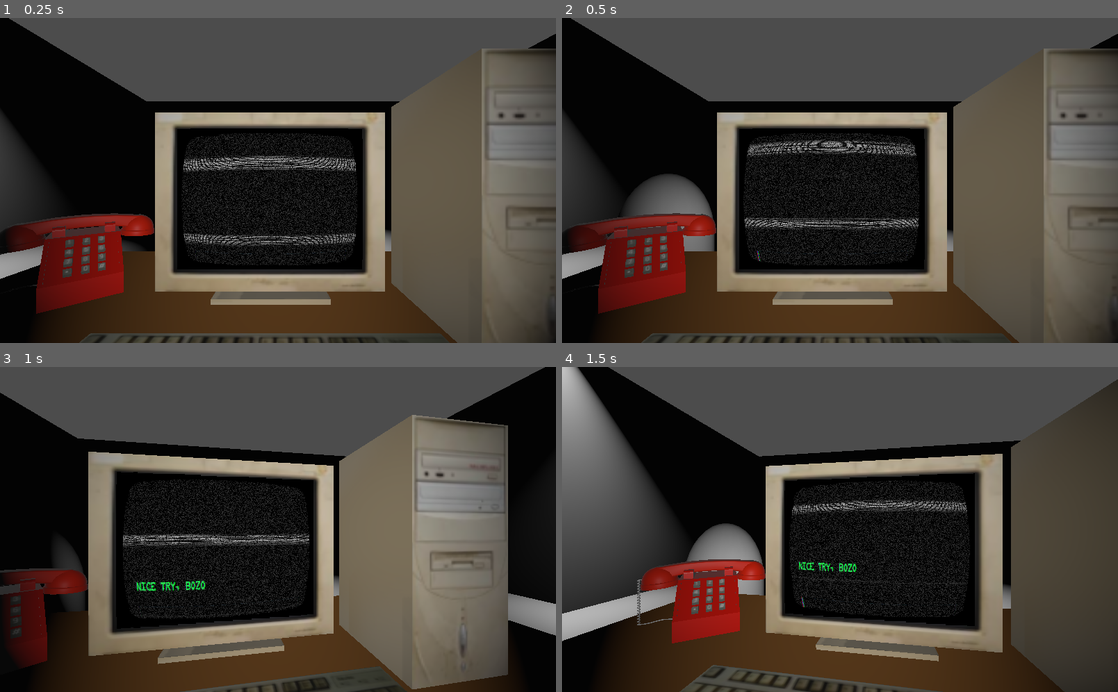
Above: before the commit, frames 1-4 (two rows, left to right).
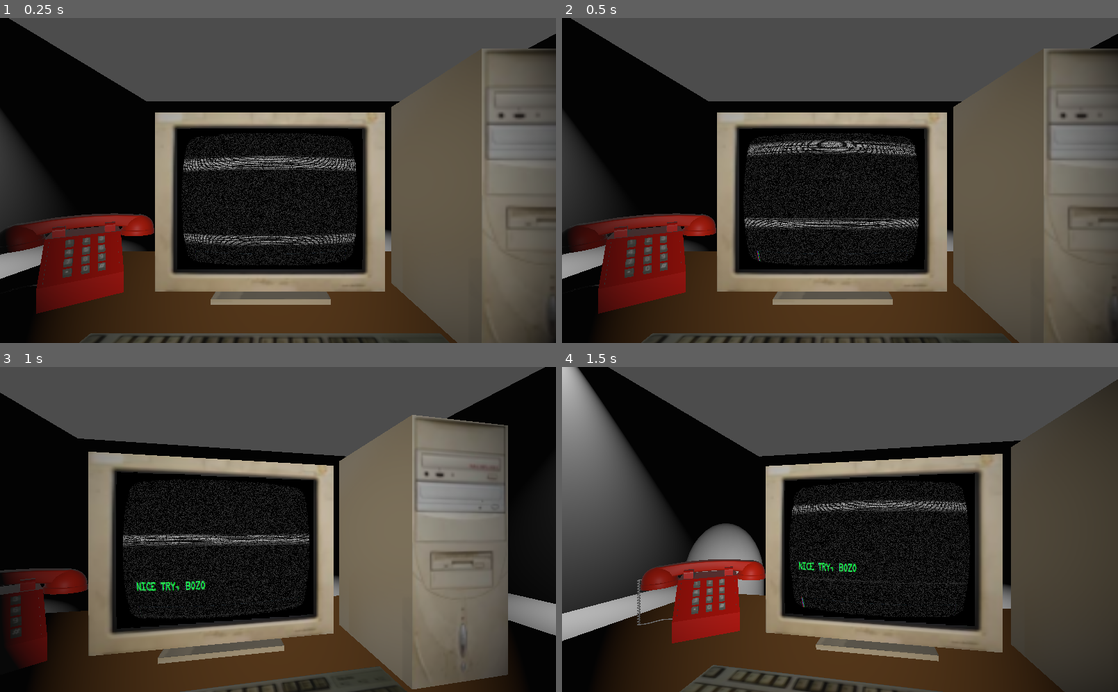
Above: after the commit, the same moments.

Repository: CtrlAltLeo/247support
Game: Godot game, scene res://scenes/main.tscn
Two runs of this game, one before a commit and one after it. Both use one fixed random seed, a clock stepped at 60 frames per second and the inputs below. The engine's default icon, where the game draws it, is replaced by a stand-in: a white triangle on a blue panel in a dark square. Sound files missing from this copy of the repository are replaced by a short silence.
Inputs (mouse positions are in pixels of both pictures, inside the frame that each line leads up to):
- Up to frame 1 (0.25 s): no input
- Up to frame 2 (0.5 s): no input
- Up to frame 3 (1 s): tap Enter (Enter) at 0.5, 0.6 s; move the mouse to (400, 513) at 0.52 s; click (400, 513) at 0.67 s
- Up to frame 4 (1.5 s): move the mouse to (728, 545) at 1.27 s; tap Enter (Enter) at 1.35 s; click (728, 545) at 1.42 s

Frame 1 is identical in both runs. In frame 2, 1.7% of the frame differs, in the area x 11-28%, y 48-72%; in frame 3, 0.5%; in frame 4, less than 0.1%.

Commit message:
lol

Diff:
--- a/orphaned_scripts/arm.gd
+++ b/orphaned_scripts/arm.gd
@@ -2,6 +2,7 @@
 
 
 func hit():
+	$AnimationPlayer.stop()
 	self.show()
 	$AnimationPlayer.play("RESET")
 	$smash.play()
--- a/scenes/ManPhone.gd
+++ b/scenes/ManPhone.gd
@@ -3,10 +3,13 @@
 #Behaviors
 #- If he's standing by the phone, don't pick it up
 #- He might just run between doors if they're both open
-#- vent?
+#-
+#
+#
 
 
-const SPEED = 0.5
+
+const SPEED = 0.2
 
 var currentLocation = 0
 var targetLocation = 0
@@ -31,7 +34,8 @@
 	run_to(B)
 
 func _ready():
-	run_between(DATA.ENTRY.DOORLEFT, 3)
+	teleport_to(DATA.ENTRY.DOORLEFT)
+	run_to(3)
 
 func get_pathnode(A):
 	return $pathNodes.get_child(A)
--- a/scenes/arm.tscn
+++ b/scenes/arm.tscn
@@ -126,7 +126,7 @@
 bones/6/bound_children = [  ]
 
 [node name="male" type="MeshInstance" parent="Skeleton"]
-transform = Transform( 0.999814, 0.0185927, -0.00514824, -0.006094, 0.0511743, -0.998671, -0.0183045, 0.998517, 0.051278, 0, 0, 0 )
+transform = Transform( 0.999814, 0.0185927, -0.00514824, -0.006094, 0.0511743, -0.998671, -0.0183045, 0.998517, 0.0512781, 0, 0, 0 )
 mesh = SubResource( 1 )
 skin = SubResource( 2 )
 
